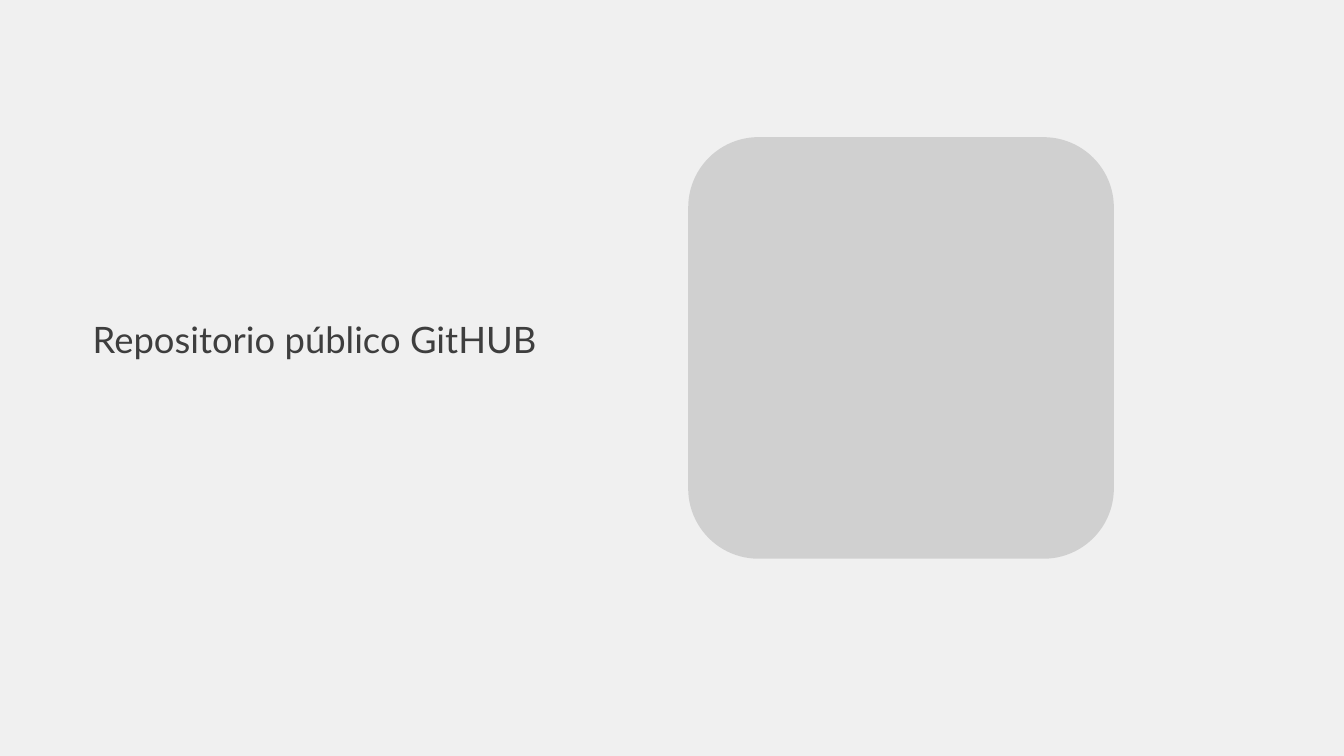
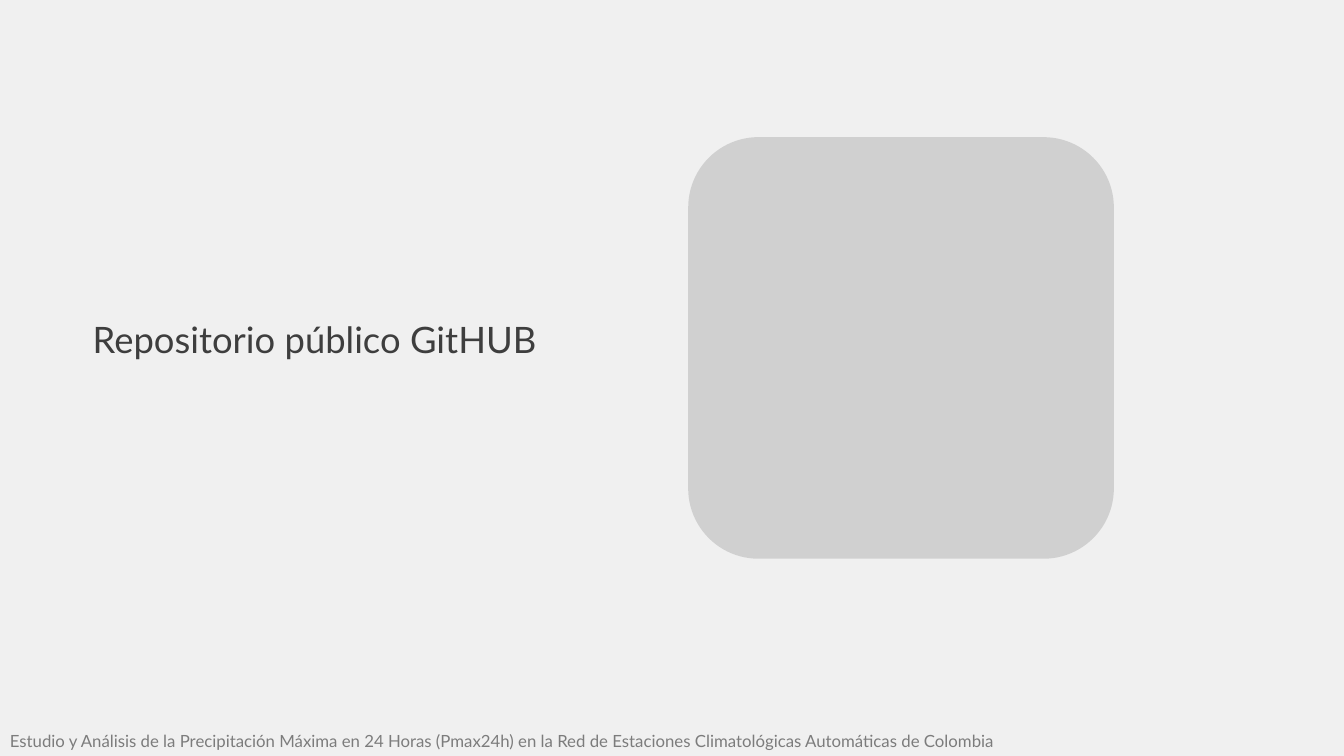
Before and after one commit to rcfdtools/R.HydroTools, a slide deck: slide 8 of tool/PMP/file/report/SCI_XXVI_SNHH26_Presentacion_PMax24HAutomColombia_v1.pptx (slide 4 before the commit). Drawn at 1344x756 pixels with LibreOffice and Linux fonts; fonts in the diff are those of the drawing; grey boxes stand for pictures. Boxes give left, top, right and bottom in pixels: in the first picture for what was removed or moved away, otherwise in the second. Text is boxed around its words. In the diff, an @@ line names an element or a change of style, - is before the commit and + after.

```diff
--- a/tool/PMP/file/report/SCI_XXVI_SNHH26_Presentacion_PMax24HAutomColombia_v1.pptx
+++ b/tool/PMP/file/report/SCI_XXVI_SNHH26_Presentacion_PMax24HAutomColombia_v1.pptx
@@ text added at bbox=[10, 734, 994, 750], 12 pt, text #7C7C7C @@
+Estudio y Análisis de la Precipitación Máxima en 24 Horas (Pmax24h) en la Red de Estaciones Climatológicas Automáticas de Colombia
```
Also in this commit, not shown: 3 other slides changed, 4 slides added, 1 other file.
